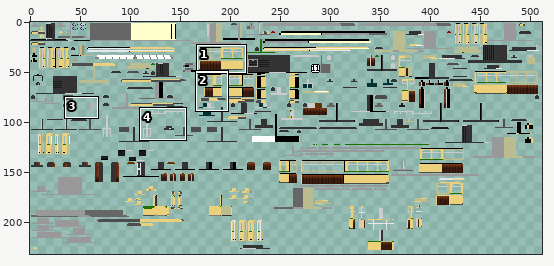
File history of a sprite sheet, src/main/resources/assets/tctramsinmotion/textures/trains/Duewag_GT6ER_Green.png. Above, an overview of the earlier version with the close-up marked.
Close-up. Old version:
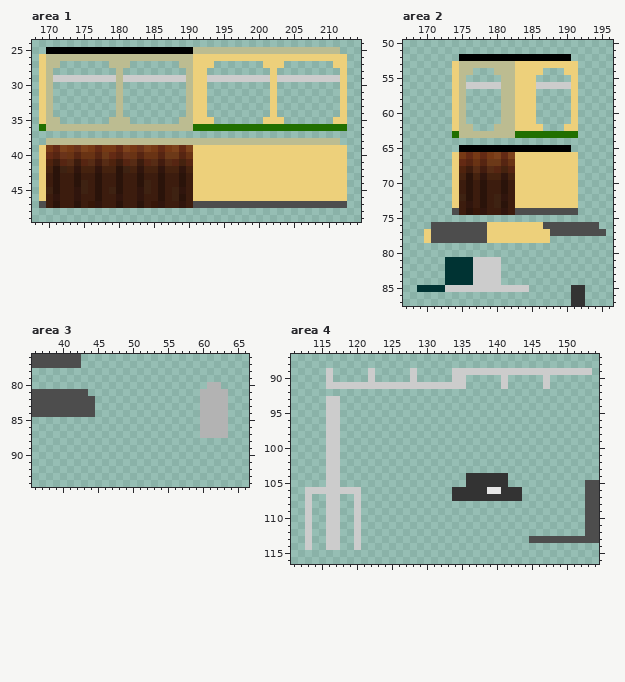
The file is 512x256 pixels. Colours within 5 levels of each other are drawn and written as one. Shown: area 1: x 168..214, y 24..49; area 2: x 167..196, y 50..87; area 3: x 36..66, y 76..94; area 4: x 111..154, y 87..116. The wide view leaves out empty margins. The commit also changed other parts of the picture, which this record leaves out.
The result:
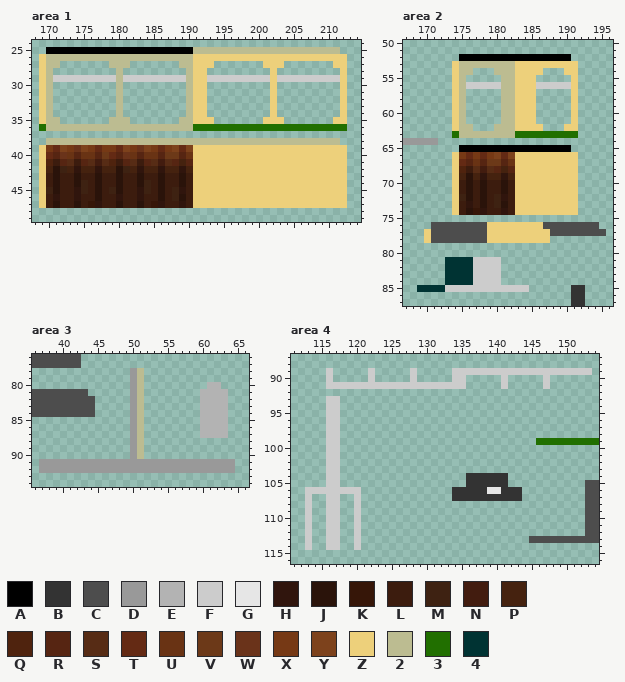
Palette (. is transparent): A #000000  B #333333  C #4d4d4d  D #999999  E #b3b3b3  F #cccccc  G #e6e6e6  H #30150d  J #2a130a  K #361608  L #3c1c0e  M #3e2212  N #421c0f  P #45220f  Q #4f230e  R #562512  S #572c15  T #642a14  U #693314  V #6c3918  W #6a331a  X #763915  Y #7d421c  Z #edd07b  2 #bcbc91  3 #216f00  4 #003333
The edit:
--- area 1
@@ x 168..214 @@
 46 .ZLHLLHLLJLLHLLHLLJLMJLZZZZZZZZZZZZZZZZZZZZZZ..
-47 .CLJLLJLKHLLJLLJLKHLLHLCCCCCCCCCCCCCCCCCCCCCC..
+47 .ZLJLLJLKHLLJLLJLKHLLHLZZZZZZZZZZZZZZZZZZZZZZ..
 48 ...............................................
--- area 2
@@ x 167..173 @@
 63 .......
-64 .......
+64 DDDDD..
 65 .......
@@ x 167..196 @@
 73 .......ZLHLJLMJLZZZZZZZZZ.....
-74 .......CLJKHLLHLCCCCCCCCC.....
+74 .......ZLJKHLLHLZZZZZZZZZ.....
 75 ..............................
--- area 3
@@ x 36..66 @@
 77 CCCCCCC........................
-78 ...............................
-79 ...............................
-80 .........................EE....
-81 CCCCCCCC................EEEE...
-82 CCCCCCCCC...............EEEE...
-83 CCCCCCCCC...............EEEE...
-84 CCCCCCCCC...............EEEE...
-85 ........................EEEE...
-86 ........................EEEE...
-87 ........................EEEE...
-88 ...............................
-89 ...............................
-90 ...............................
-91 ...............................
-92 ...............................
+78 ..............D2...............
+79 ..............D2...............
+80 ..............D2.........EE....
+81 CCCCCCCC......D2........EEEE...
+82 CCCCCCCCC.....D2........EEEE...
+83 CCCCCCCCC.....D2........EEEE...
+84 CCCCCCCCC.....D2........EEEE...
+85 ..............D2........EEEE...
+86 ..............D2........EEEE...
+87 ..............D2........EEEE...
+88 ..............D2...............
+89 ..............D2...............
+90 ..............D2...............
+91 .DDDDDDDDDDDDDDDDDDDDDDDDDDDD..
+92 .DDDDDDDDDDDDDDDDDDDDDDDDDDDD..
 93 ...............................
--- area 4
@@ x 144..154 @@
  98 ...........
- 99 ...........
+ 99 ..333333333
 100 ...........
Boxes around the changes in both close-ups, in picture pixels (x1, y1, x2, y2):
changed: (39, 201, 46, 208)
changed: (193, 201, 347, 208)
added: (403, 138, 438, 145)
changed: (452, 208, 459, 215)
changed: (515, 208, 578, 215)
added: (39, 368, 235, 473)
added: (536, 438, 599, 445)
